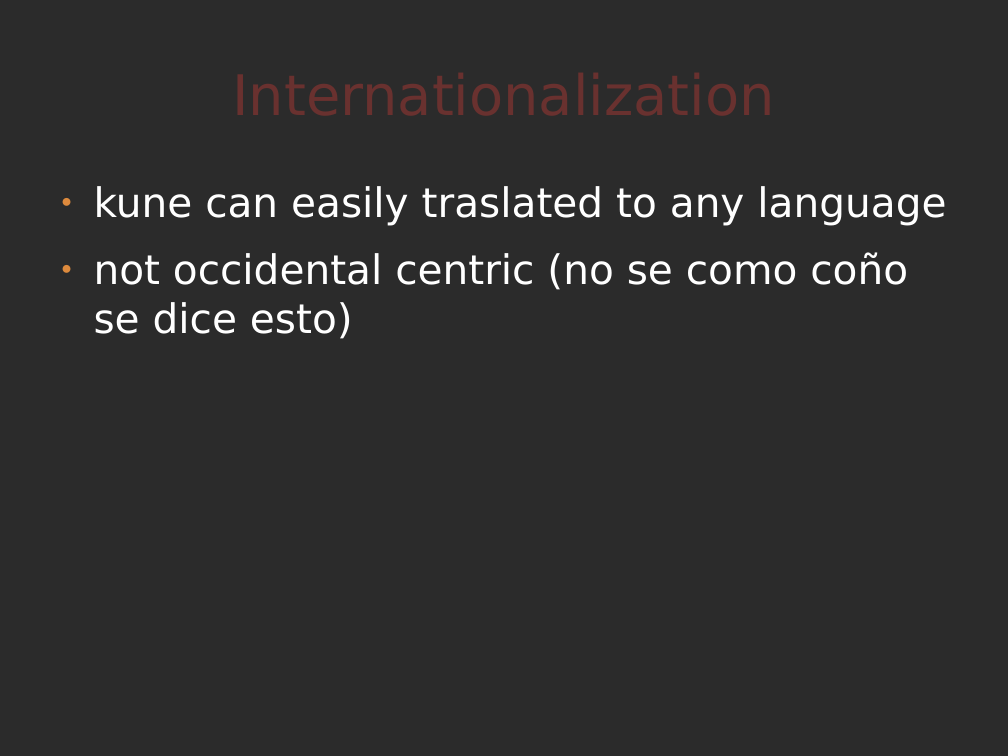
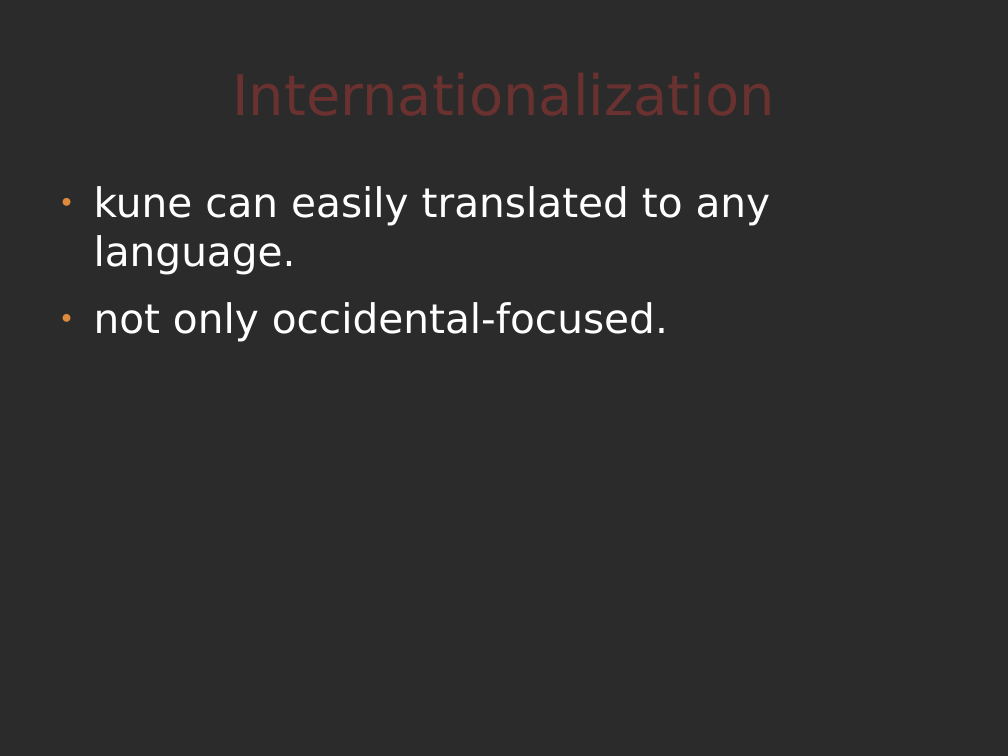
Before and after one commit to comunes/kune, a slide deck: slide 16 of doc/kune-dic-08.odp (slide 12 before the commit). Drawn at 1008x756 pixels with LibreOffice and Linux fonts; fonts in the diff are those of the drawing; background and template pictures are left out; a plain dark background stands for a picture behind light text. Boxes give left, top, right and bottom in pixels: in the first picture for what was removed or moved away, otherwise in the second. Text is boxed around its words. In the diff, an @@ line names an element or a change of style, - is before the commit and + after.

```diff
--- a/doc/kune-dic-08.odp
+++ b/doc/kune-dic-08.odp
@@ text at (x1=94, y1=186, x2=771, y2=341): text changed @@
-● kune can easily traslated to any language
-● not occidental centric (no se como coño se dice esto)
+● kune can easily translated to any language.
+● not only occidental-focused.
```
Also in this commit, not shown: 12 other slides changed, 8 slides added, 4 other files.
